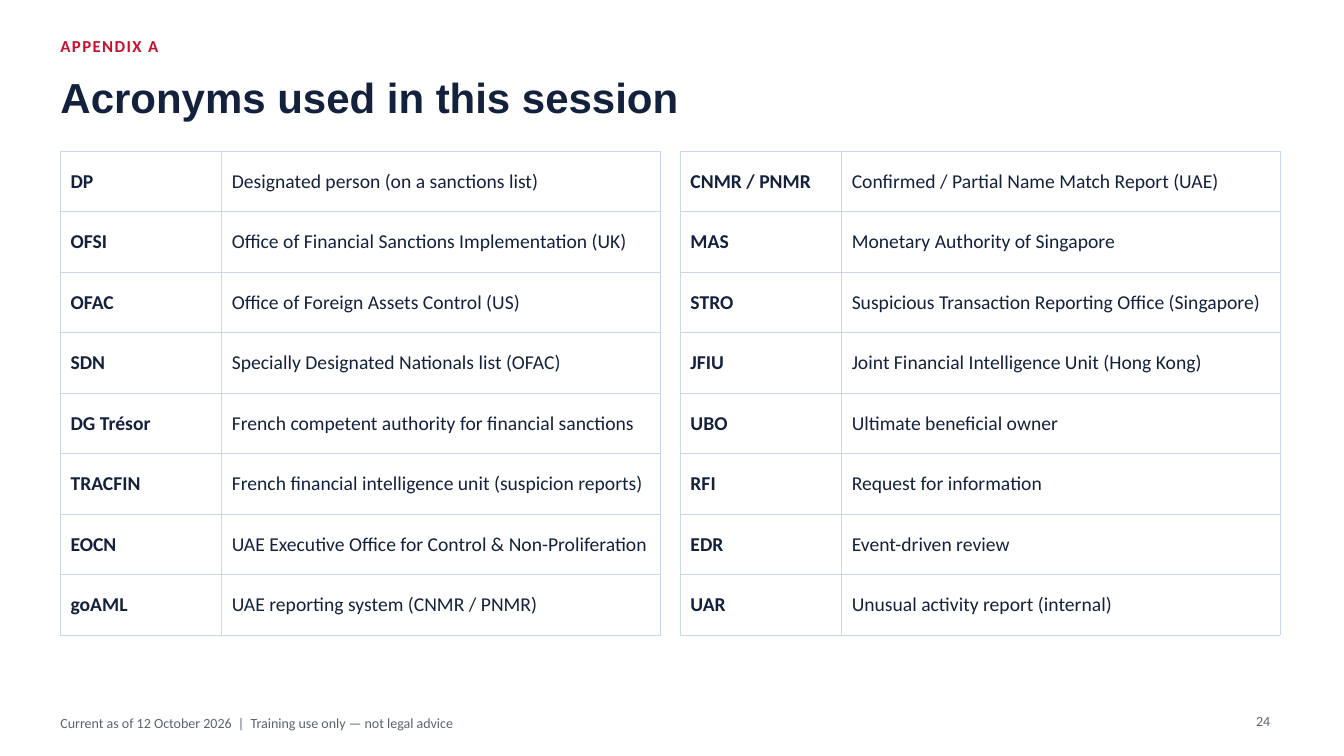
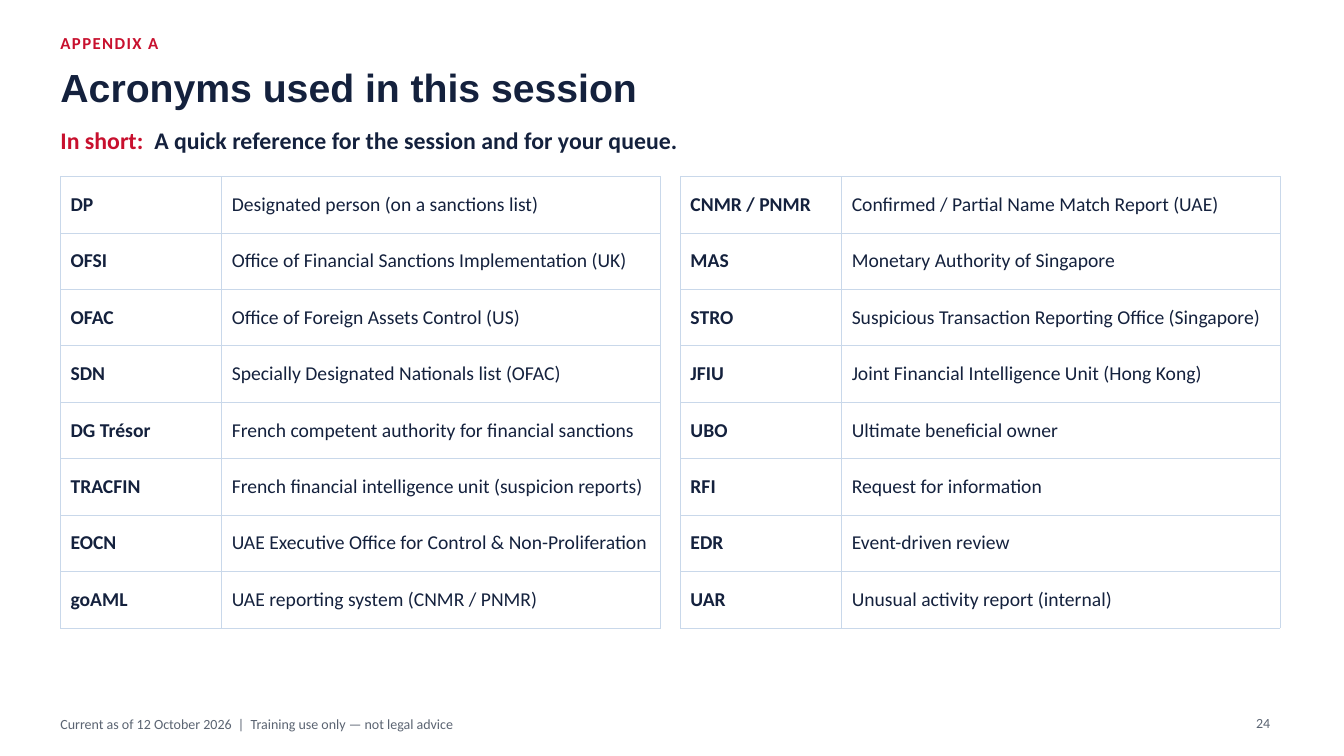
Before and after one commit to danielslonim-art/Screening, a slide deck: slide 24 of training/sanctions-in-practice-2026-10/sanctions-in-practice-analyst-edition.pptx. Drawn at 1344x756 pixels with LibreOffice and Linux fonts; fonts in the diff are those of the drawing. Boxes give left, top, right and bottom in pixels: in the first picture for what was removed or moved away, otherwise in the second. Text is boxed around its words. In the diff, an @@ line names an element or a change of style, - is before the commit and + after.

```diff
--- a/training/sanctions-in-practice-2026-10/sanctions-in-practice-analyst-edition.pptx
+++ b/training/sanctions-in-practice-2026-10/sanctions-in-practice-analyst-edition.pptx
@@ title "Acronyms used in this session": place and size @@
-title "Acronyms used in this session" at [60, 82, 678, 122]
+title "Acronyms used in this session" at [60, 73, 637, 110]
@@ title "Acronyms used in this session" at [60, 73, 637, 110]: size 30 to 28 pt @@
@@ text added at [60, 132, 677, 153], 17 pt, text #14213D, bold @@
+In short: A quick reference for the session and for your queue.
@@ table: place and size @@
-table at [60, 151, 660, 619]
+table at [60, 176, 660, 614]
@@ table: place and size @@
-table at [681, 151, 1280, 618]
+table at [681, 176, 1280, 613]
```
Also in this commit, not shown: 23 other slides changed, 2 other files.
